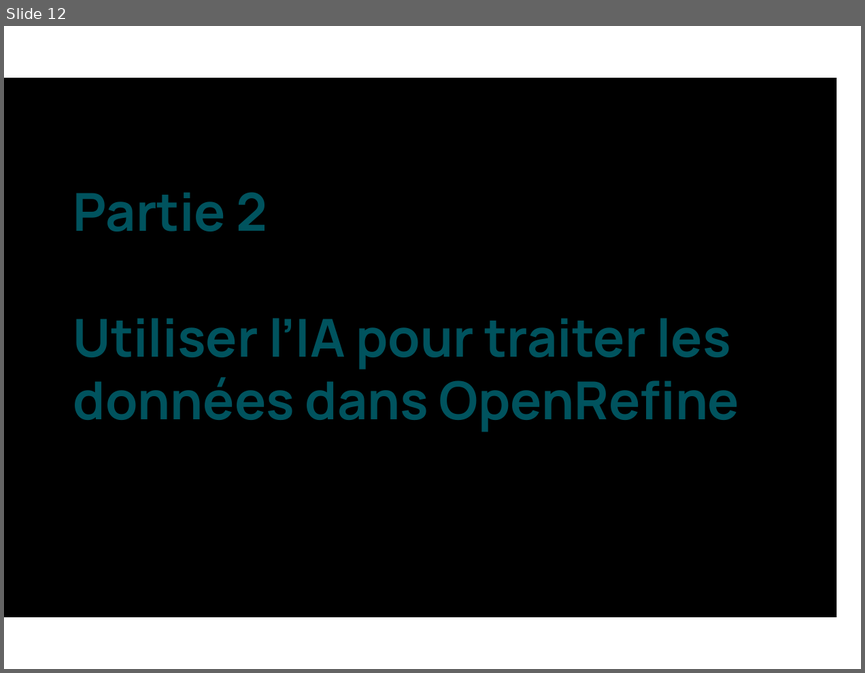
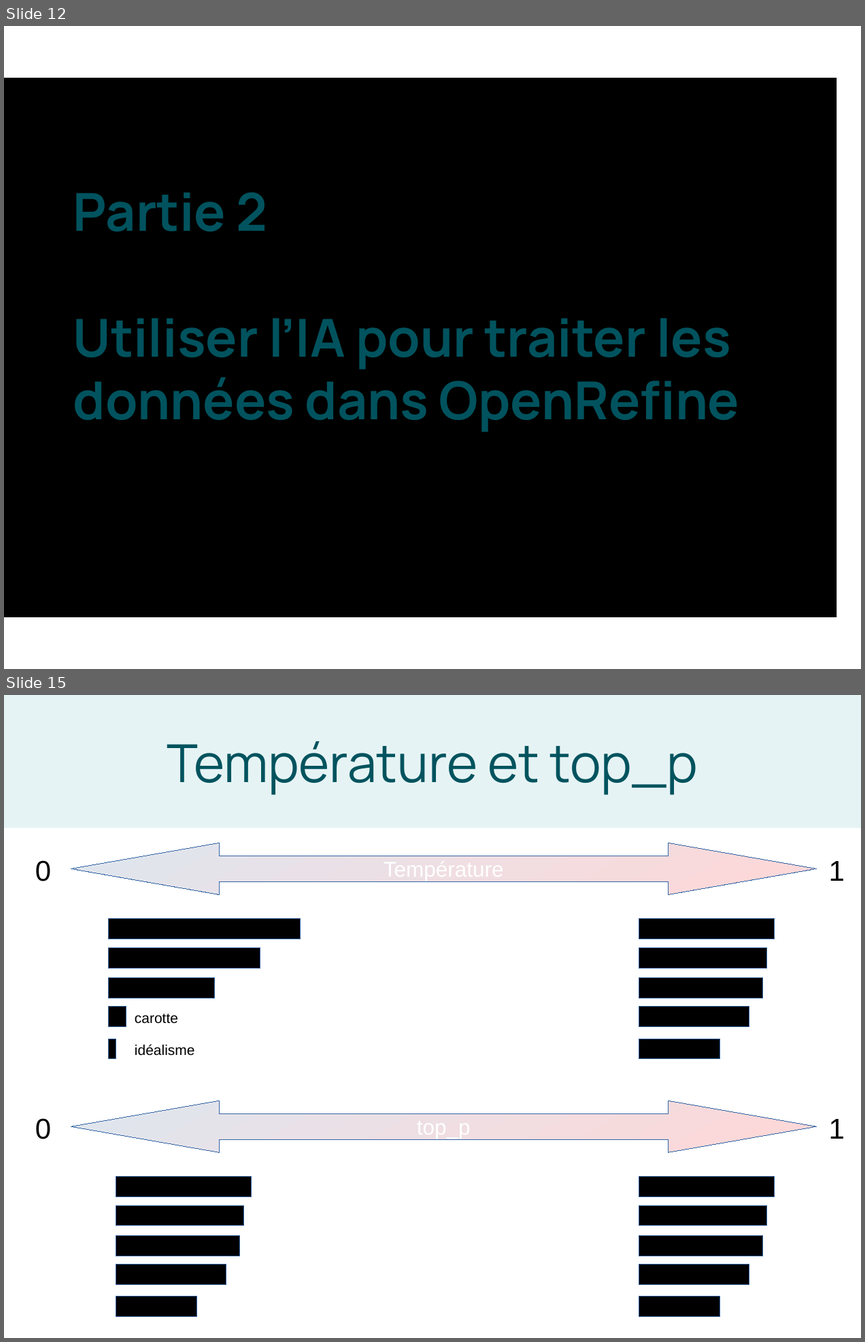
Before and after one commit to liowalter/open-refine-libreabc2025, a slide deck: presentation/openrefine-libreABC2025.odp. Shown one above the other, each under a label of ours: slide 12 before the commit, slides 12 and 15 after it; the slides between them are not shown. The pictures are 865x673 and 865x1342 pixels, drawn with LibreOffice and Linux fonts; fonts in the diff are those of the drawing. Boxes give left, top, right and bottom in pixels: in the first picture for what was removed or moved away, otherwise in the second. Text is boxed around its words. In the diff, an @@ line names an element or a change of style, - is before the commit and + after.

```diff
--- a/presentation/openrefine-libreABC2025.odp
+++ b/presentation/openrefine-libreABC2025.odp
@@ slide 15 added at (x1=4, y1=695, x2=861, y2=1338), background #FFFFFF @@
@@ title added at (x1=4, y1=695, x2=861, y2=828), fill #E6F3F4, 44 pt, text #00535E @@
+Température et top_p
@@ left right arrow added at (x1=71, y1=843, x2=816, y2=894), fill gradient #DEE6EF to #FFD7D7, outline #3465A4 0 pt, 18 pt, text #FFFFFF @@
+Température
@@ left right arrow added at (x1=71, y1=843, x2=816, y2=894), fill gradient #DEE6EF to #FFD7D7, outline #3465A4 0 pt, 18 pt, text #FFFFFF @@
+Température
@@ text added at (x1=35, y1=860, x2=51, y2=881), 24 pt, text #000000 @@
+0
@@ text added at (x1=829, y1=861, x2=844, y2=881), 24 pt, text #000000 @@
+1
@@ rectangle added at (x1=109, y1=919, x2=300, y2=939), fill #000000, outline #3465A4 0 pt @@
@@ rectangle added at (x1=639, y1=919, x2=774, y2=939), fill #000000, outline #3465A4 0 pt @@
@@ rectangle added at (x1=109, y1=948, x2=260, y2=968), fill #000000, outline #3465A4 0 pt @@
@@ rectangle added at (x1=639, y1=948, x2=766, y2=968), fill #000000, outline #3465A4 0 pt @@
@@ rectangle added at (x1=109, y1=978, x2=215, y2=998), fill #000000, outline #3465A4 0 pt @@
@@ rectangle added at (x1=639, y1=978, x2=762, y2=998), fill #000000, outline #3465A4 0 pt @@
@@ rectangle added at (x1=109, y1=1007, x2=126, y2=1028), fill #000000, outline #3465A4 0 pt @@
@@ rectangle added at (x1=109, y1=1006, x2=126, y2=1027), fill #000000, outline #3465A4 0 pt @@
@@ text added at (x1=135, y1=1013, x2=178, y2=1023), 12 pt, text #000000 @@
+carotte
@@ rectangle added at (x1=639, y1=1007, x2=749, y2=1028), fill #000000, outline #3465A4 0 pt @@
@@ rectangle added at (x1=639, y1=1006, x2=749, y2=1027), fill #000000, outline #3465A4 0 pt, 12 pt, text #000000 @@
+carotte
@@ rectangle added at (x1=109, y1=1038, x2=116, y2=1059), fill #000000, outline #3465A4 0 pt @@
@@ rectangle added at (x1=639, y1=1038, x2=719, y2=1059), fill #000000, outline #3465A4 0 pt @@
@@ text added at (x1=135, y1=1044, x2=195, y2=1055), 12 pt, text #000000 @@
+idéalisme
@@ left right arrow added at (x1=71, y1=1100, x2=816, y2=1152), fill gradient #DEE6EF to #FFD7D7, outline #3465A4 0 pt, 18 pt, text #FFFFFF @@
+top_p
@@ text added at (x1=35, y1=1118, x2=51, y2=1139), 24 pt, text #000000 @@
+0
@@ text added at (x1=829, y1=1119, x2=844, y2=1138), 24 pt, text #000000 @@
+1
@@ rectangle added at (x1=116, y1=1176, x2=252, y2=1196), fill #000000, outline #3465A4 0 pt @@
@@ rectangle added at (x1=639, y1=1176, x2=774, y2=1197), fill #000000, outline #3465A4 0 pt @@
@@ rectangle added at (x1=116, y1=1205, x2=244, y2=1225), fill #000000, outline #3465A4 0 pt @@
@@ rectangle added at (x1=639, y1=1205, x2=766, y2=1225), fill #000000, outline #3465A4 0 pt @@
@@ rectangle added at (x1=116, y1=1236, x2=239, y2=1256), fill #000000, outline #3465A4 0 pt @@
@@ rectangle added at (x1=639, y1=1236, x2=762, y2=1256), fill #000000, outline #3465A4 0 pt @@
@@ rectangle added at (x1=116, y1=1264, x2=226, y2=1285), fill #000000, outline #3465A4 0 pt @@
@@ rectangle added at (x1=639, y1=1264, x2=749, y2=1285), fill #000000, outline #3465A4 0 pt @@
@@ rectangle added at (x1=116, y1=1297, x2=197, y2=1317), fill #000000, outline #3465A4 0 pt @@
@@ rectangle added at (x1=639, y1=1297, x2=719, y2=1317), fill #000000, outline #3465A4 0 pt @@
```
Also in this commit, not shown: 2 slides changed, 4 other slides added, 1 slide removed.
